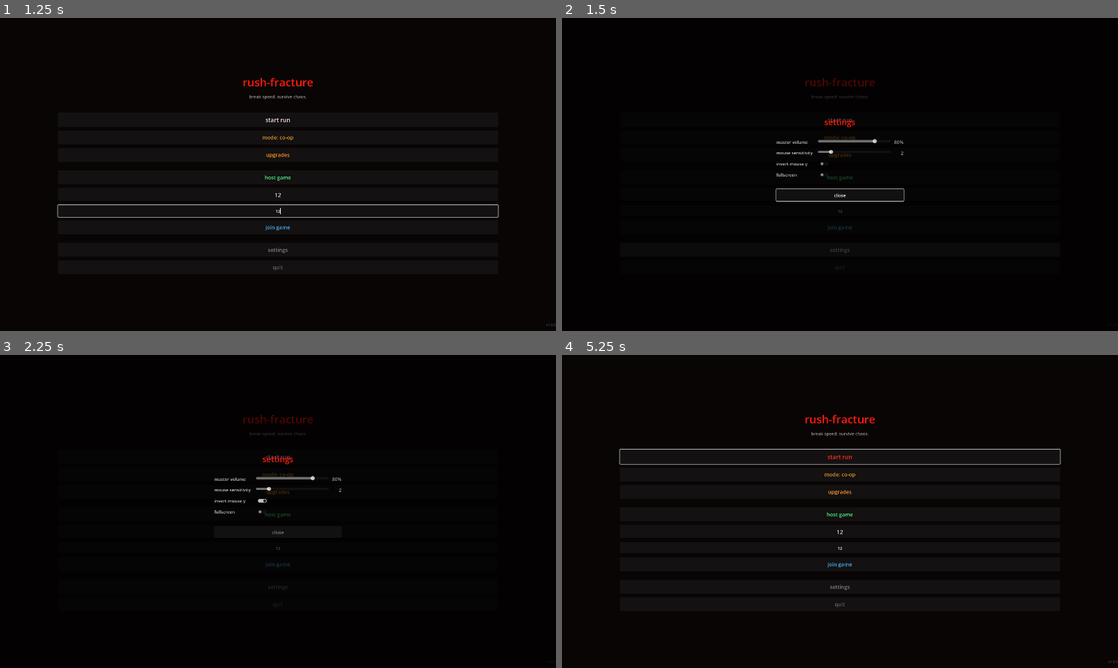
Above: before the commit, frames 1-4 (two rows, left to right).
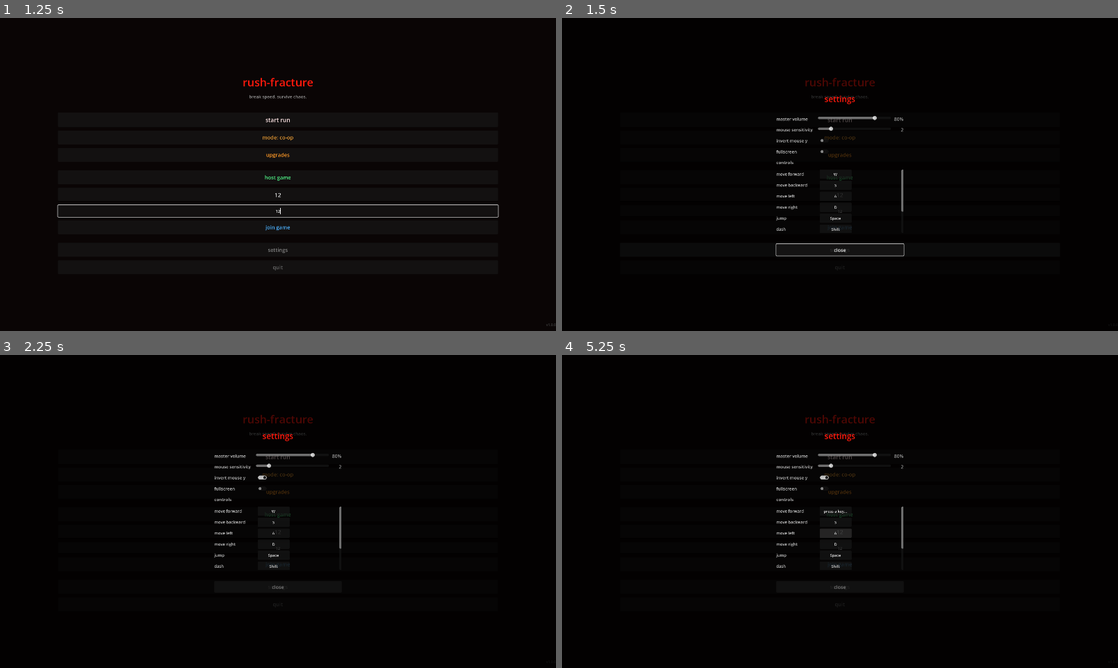
Above: after the commit, the same moments.

Repository: anshuman-krishna/rush-fracture
Game: Godot game, scene res://scenes/main_menu.tscn
The game is run twice, just before and just after one commit, with the same random seed, the same clock (stepped at 60 frames per second) and the same inputs.
Inputs (mouse positions are in pixels of both pictures, inside the frame that each line leads up to; where the layout moved, square brackets give the same spot in the first picture):
- Up to frame 1 (1.25 s): click (278, 193) at 0.52 s; type "12" at 0.6 s; click (278, 212) at 0.75 s; type "12" at 0.83 s
- Up to frame 2 (1.5 s): click "settings" at 1.25 s
- Up to frame 3 (2.25 s): click (261, 477) [261, 502] at 2 s
- Up to frame 4 (5.25 s): click (834, 511) at 2.75 s, where only the run after the commit has a clickable "W"; click (834, 511) at 3.5 s, where only the run after the commit has a clickable "press a key..."; click (834, 520) at 4.25 s, where only the run after the commit has a clickable "S"; click (834, 533) at 5 s, where only the run after the commit has a clickable "A"

Frame 1 is identical in both runs. In frame 2, 1.2% of the frame differs, in the area x 38-62%, y 24-77%; in frame 3, 0.9%; in frame 4, 1.5%, in the area x 10-100%, y 19-99%.

Commit message:
add key rebinding

Diff:
--- a/game-client/scenes/settings_menu.tscn
+++ b/game-client/scenes/settings_menu.tscn
@@ -28,9 +28,9 @@
 anchor_right = 0.5
 anchor_bottom = 0.5
 offset_left = -220.0
-offset_top = -200.0
+offset_top = -280.0
 offset_right = 220.0
-offset_bottom = 200.0
+offset_bottom = 280.0
 grow_horizontal = 2
 grow_vertical = 2
 theme_override_constants/separation = 14
@@ -124,6 +124,22 @@
 [node name="FullscreenCheck" type="CheckButton" parent="Panel/FullscreenRow"]
 layout_mode = 2
 
+[node name="KeybindLabel" type="Label" parent="Panel"]
+layout_mode = 2
+theme_override_colors/font_color = Color(0.8, 0.8, 0.8, 1)
+theme_override_font_sizes/font_size = 15
+text = "controls"
+
+[node name="KeybindScroll" type="ScrollContainer" parent="Panel"]
+custom_minimum_size = Vector2(0, 160)
+layout_mode = 2
+size_flags_vertical = 3
+
+[node name="KeybindList" type="VBoxContainer" parent="Panel/KeybindScroll"]
+layout_mode = 2
+size_flags_horizontal = 3
+theme_override_constants/separation = 6
+
 [node name="Spacer2" type="Control" parent="Panel"]
 custom_minimum_size = Vector2(0, 10)
 layout_mode = 2
--- a/game-client/systems/ui/game_settings.gd
+++ b/game-client/systems/ui/game_settings.gd
@@ -18,6 +18,14 @@
 
 # onboarding
 var has_seen_onboarding: bool = false
+
+# key rebinding — action name -> physical keycode override. actions not
+# present here use whatever project.godot's default input map has.
+const REBINDABLE_ACTIONS: PackedStringArray = [
+	"move_forward", "move_backward", "move_left", "move_right",
+	"jump", "dash", "weapon_1", "weapon_2", "weapon_3",
+]
+var key_bindings: Dictionary = {}
 
 
 static func load_settings() -> GameSettings:
@@ -42,6 +50,13 @@
 	var seen: Variant = config.get_value("flags", "has_seen_onboarding", false)
 	settings.has_seen_onboarding = seen == true
 
+	var kb_keys: Variant = config.get_value("keybinds", "keys", PackedStringArray())
+	if kb_keys is PackedStringArray:
+		for action: String in kb_keys:
+			var code: Variant = config.get_value("keybinds", "key_%s" % action, 0)
+			if code is int and code != 0:
+				settings.key_bindings[action] = code
+
 	return settings
 
 
@@ -52,6 +67,13 @@
 	config.set_value("input", "invert_mouse_y", invert_mouse_y)
 	config.set_value("display", "fullscreen", fullscreen)
 	config.set_value("flags", "has_seen_onboarding", has_seen_onboarding)
+
+	var kb_keys: PackedStringArray = PackedStringArray()
+	for action: String in key_bindings:
+		kb_keys.append(action)
+		config.set_value("keybinds", "key_%s" % action, key_bindings[action])
+	config.set_value("keybinds", "keys", kb_keys)
+
 	config.set_value("save", "version", SaveUtil.SAVE_FORMAT_VERSION)
 	SaveUtil.save_atomic(config, SAVE_PATH)
 
@@ -59,6 +81,37 @@
 func apply() -> void:
 	_apply_volume()
 	_apply_fullscreen()
+	_apply_key_bindings()
+
+
+func _apply_key_bindings() -> void:
+	for action: String in key_bindings:
+		if not InputMap.has_action(action):
+			continue
+		InputMap.action_erase_events(action)
+		var ev: InputEventKey = InputEventKey.new()
+		ev.physical_keycode = key_bindings[action]
+		InputMap.action_add_event(action, ev)
+
+
+## current physical keycode for a rebindable action — the saved override if
+## one exists, otherwise whatever's live in the input map right now.
+func get_key_for_action(action: String) -> int:
+	if key_bindings.has(action):
+		return key_bindings[action]
+	for ev in InputMap.action_get_events(action):
+		if ev is InputEventKey:
+			return ev.physical_keycode
+	return KEY_NONE
+
+
+func set_key_for_action(action: String, physical_keycode: int) -> void:
+	key_bindings[action] = physical_keycode
+	InputMap.action_erase_events(action)
+	var ev: InputEventKey = InputEventKey.new()
+	ev.physical_keycode = physical_keycode
+	InputMap.action_add_event(action, ev)
+	save()
 
 
 func _apply_volume() -> void:
--- a/game-client/systems/ui/settings_menu.gd
+++ b/game-client/systems/ui/settings_menu.gd
@@ -13,7 +13,23 @@
 @onready var sens_value: Label = $Panel/SensRow/SensValue
 @onready var invert_check: CheckButton = $Panel/InvertRow/InvertCheck
 @onready var fullscreen_check: CheckButton = $Panel/FullscreenRow/FullscreenCheck
+@onready var keybind_list: VBoxContainer = $Panel/KeybindScroll/KeybindList
 @onready var close_button: Button = $Panel/CloseButton
+
+var _listening_action: String = ""
+var _keybind_buttons: Dictionary = {}
+
+const ACTION_LABELS: Dictionary = {
+	"move_forward": "move forward",
+	"move_backward": "move backward",
+	"move_left": "move left",
+	"move_right": "move right",
+	"jump": "jump",
+	"dash": "dash",
+	"weapon_1": "weapon 1",
+	"weapon_2": "weapon 2",
+	"weapon_3": "weapon 3",
+}
 
 
 func _ready() -> void:
@@ -39,6 +55,16 @@
 func _unhandled_input(event: InputEvent) -> void:
 	if not visible:
 		return
+
+	if _listening_action != "":
+		if event is InputEventKey and event.pressed and not event.echo:
+			get_viewport().set_input_as_handled()
+			if event.physical_keycode == KEY_ESCAPE:
+				_cancel_listening()
+			else:
+				_finish_rebind(event.physical_keycode)
+		return
+
 	if event is InputEventKey and event.pressed and event.keycode == KEY_ESCAPE:
 		_close()
 		get_viewport().set_input_as_handled()
@@ -51,8 +77,61 @@
 	invert_check.button_pressed = _settings.invert_mouse_y
 	fullscreen_check.button_pressed = _settings.fullscreen
 	_update_labels()
+	_build_keybind_rows()
 	visible = true
 	close_button.call_deferred("grab_focus")
+
+
+func _build_keybind_rows() -> void:
+	for child in keybind_list.get_children():
+		child.queue_free()
+	_keybind_buttons.clear()
+
+	for action: String in GameSettings.REBINDABLE_ACTIONS:
+		var row: HBoxContainer = HBoxContainer.new()
+		row.add_theme_constant_override("separation", 10)
+		keybind_list.add_child(row)
+
+		var label: Label = Label.new()
+		label.text = ACTION_LABELS.get(action, action)
+		label.custom_minimum_size = Vector2(140, 0)
+		label.add_theme_color_override("font_color", Color(0.8, 0.8, 0.8))
+		label.add_theme_font_size_override("font_size", 14)
+		row.add_child(label)
+
+		var button: Button = Button.new()
+		button.custom_minimum_size = Vector2(110, 32)
+		button.text = OS.get_keycode_string(_settings.get_key_for_action(action))
+		button.add_theme_font_size_override("font_size", 13)
+		button.pressed.connect(_on_rebind_pressed.bind(action, button))
+		row.add_child(button)
+
+		_keybind_buttons[action] = button
+
+
+func _on_rebind_pressed(action: String, button: Button) -> void:
+	if _listening_action != "":
+		return
+	_listening_action = action
+	button.text = "press a key..."
+
+
+func _cancel_listening() -> void:
+	if _listening_action == "":
+		return
+	var button: Button = _keybind_buttons.get(_listening_action)
+	if button:
+		button.text = OS.get_keycode_string(_settings.get_key_for_action(_listening_action))
+	_listening_action = ""
+
+
+func _finish_rebind(physical_keycode: int) -> void:
+	var action: String = _listening_action
+	_listening_action = ""
+	_settings.set_key_for_action(action, physical_keycode)
+	var button: Button = _keybind_buttons.get(action)
+	if button:
+		button.text = OS.get_keycode_string(physical_keycode)
 
 
 func _on_volume_changed(value: float) -> void:
Not shown, changed: REMAINING.md
